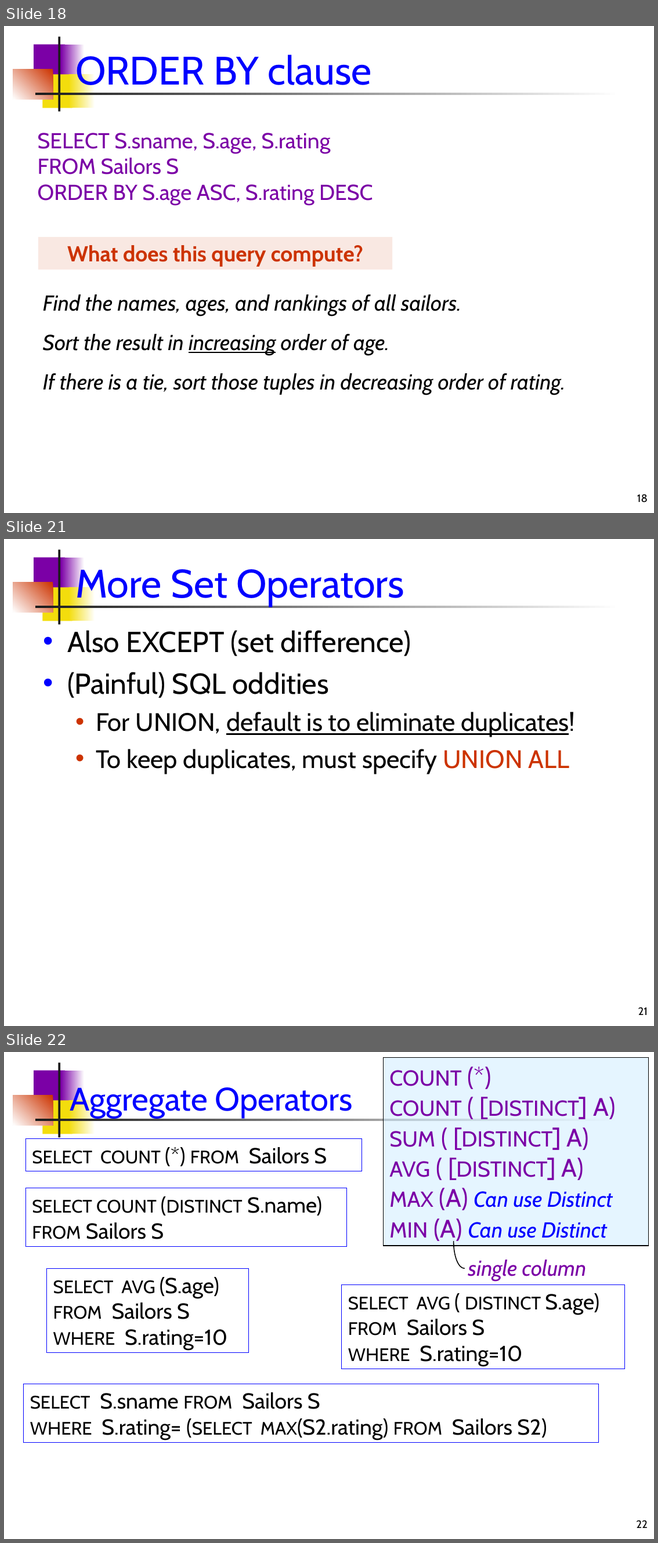
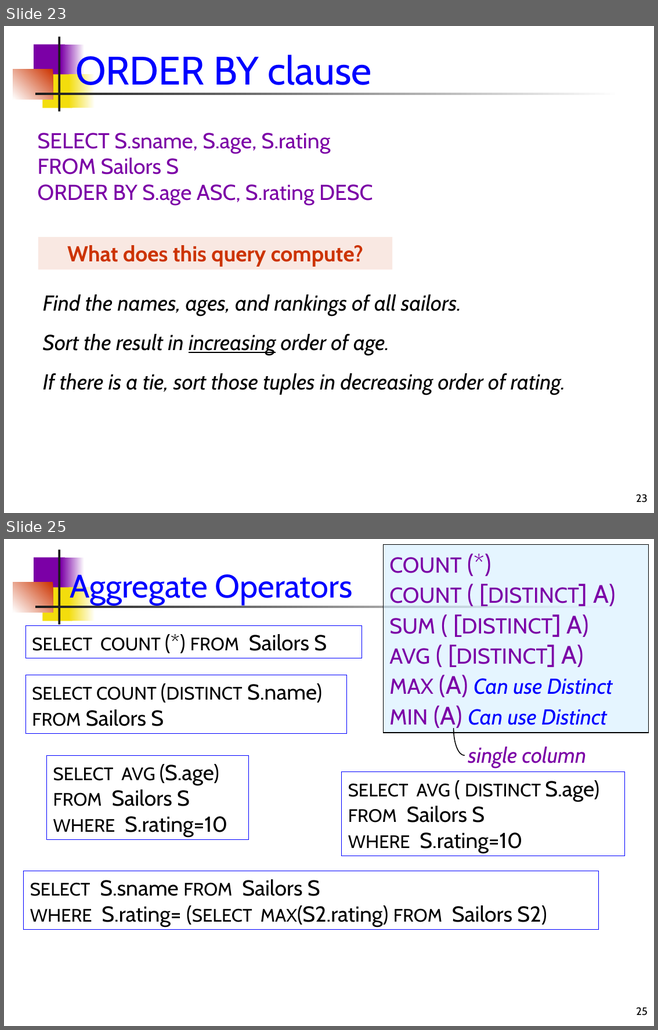
Before and after one commit to dssg/dssg-training-workshop-2015, a slide deck: slides/introductionToSQL.ppt. Shown one above the other, each under a label of ours: slides 18, 21 and 22 before the commit, slides 23 and 25 after it; the slides between them are not shown. The pictures are 658x1543 and 658x1030 pixels, drawn with LibreOffice and Linux fonts; fonts in the diff are those of the drawing. Boxes give left, top, right and bottom in pixels: in the first picture for what was removed or moved away, otherwise in the second. Text is boxed around its words. In the diff, an @@ line names an element or a change of style, - is before the commit and + after.

```diff
--- a/slides/introductionToSQL.ppt
+++ b/slides/introductionToSQL.ppt
@@ slide 21 removed at (4, 539, 654, 1026), background #FFFFFF; not listed: 7 template elements that a slide beside it also shows @@
@@ title removed at (75, 565, 405, 607) @@
-More Set Operators
@@ text removed at (67, 630, 575, 774) @@
-• Also EXCEPT (set difference)
-• (Painful) SQL oddities
-  • For UNION, default is to eliminate duplicates!
-  • To keep duplicates, must specify UNION ALL
@@ page number removed at (638, 1007, 647, 1015) @@
-21
@@ what was slide 18 is now slide 23 @@
@@ page number at (636, 494, 647, 503): text changed @@
-18
+23
@@ what was slide 22 is now slide 25 @@
@@ page number at (636, 1007, 647, 1016): text changed @@
-22
+25
```
Also in this commit, not shown: 1 slide changed, 11 slides added, 2 other slides removed, 2 other files.
